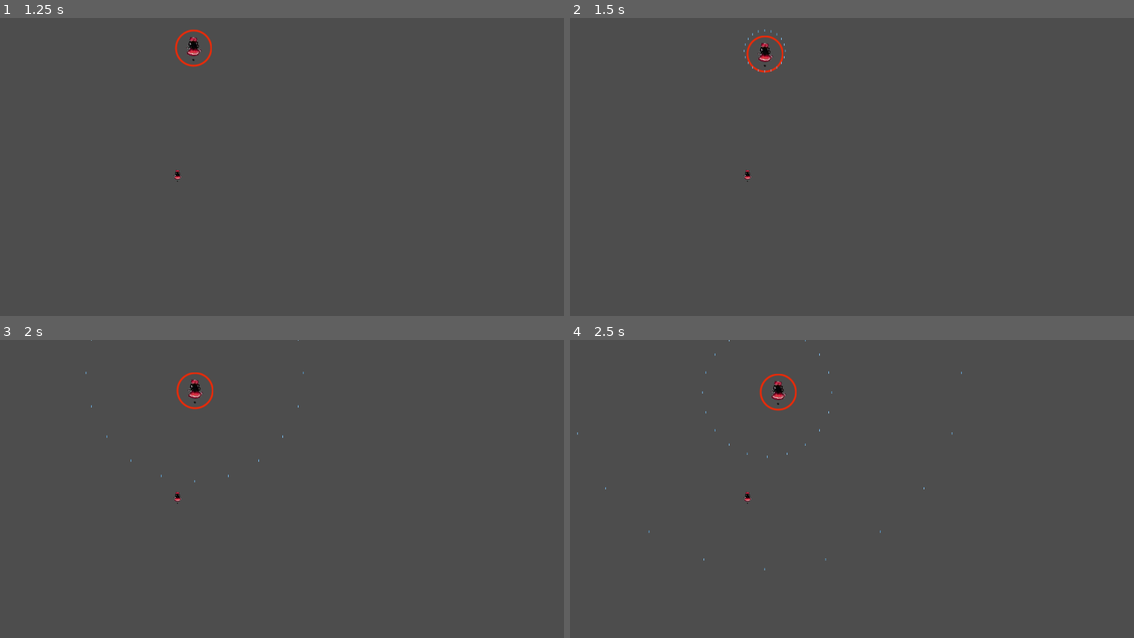
Above: before the commit, frames 1-4 (two rows, left to right).
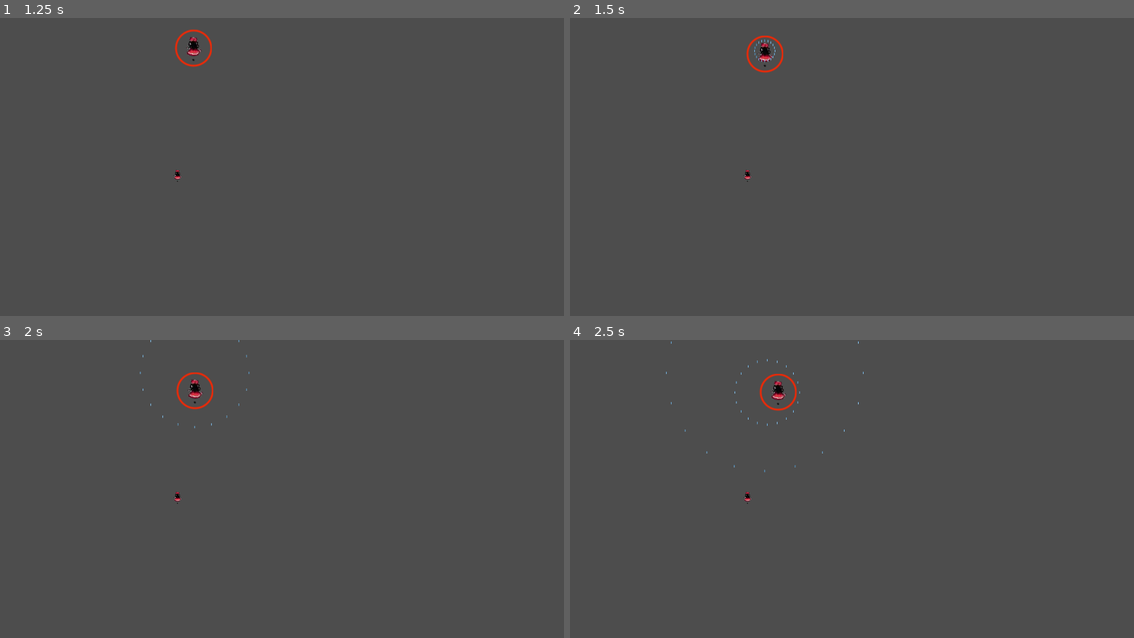
Above: after the commit, the same moments.

Repository: GraulierBrice/PhantasmagoriaShowdown
Game: Godot game, scene res://main_scene.tscn
Two runs of this game, one before a commit and one after it. Both use one fixed random seed, a clock stepped at 60 frames per second and the inputs below.
Inputs:
- Up to frame 1 (1.25 s): tap Enter at 0.5 s; hold D (boss_right) from 0.53 s (still down); hold Shift (focus) from 0.53 s (still down)
- Up to frame 2 (1.5 s): release D (boss_right) at 1.28 s; release Shift (focus) at 1.28 s; hold S (boss_down) from 1.28 s (still down); tap 1 (pattern_1) at 1.35 s
- Up to frame 3 (2 s): keep holding S (boss_down)
- Up to frame 4 (2.5 s): release S (boss_down) at 2.03 s; hold D (boss_right) from 2.03 s (still down); tap 2 (pattern_2) at 2.1 s

Frame 1 is identical in both runs. In frame 2, less than 0.1% of the frame differs, in the area x 30-39%, y 3-19%; in frame 3, less than 0.1%; in frame 4, less than 0.1%, in the area x 1-70%, y 0-78%.

Commit message:
Organised

Diff:
--- a/Scenes/Bullet.tscn
+++ b/Scenes/Bullets/Bullet.tscn
@@ -1,7 +1,7 @@
 [gd_scene load_steps=5 format=3 uid="uid://5qxjpqjgu0fb"]
 
 [ext_resource type="Texture2D" uid="uid://dkv4ab6a7qw18" path="res://Assets/Danmaku/danmaku_01.png" id="1_hk8up"]
-[ext_resource type="Script" path="res://Scenes/Bullet.gd" id="1_xpnsn"]
+[ext_resource type="Script" path="res://Scenes/Bullets/Bullet.gd" id="1_xpnsn"]
 [ext_resource type="Resource" uid="uid://ducnr3i2wa2fa" path="res://Resources/bullet_stats.tres" id="2_7rkub"]
 
 [sub_resource type="CapsuleShape2D" id="CapsuleShape2D_habcr"]
--- a/Scenes/Patterns/pattern_ring.tscn
+++ b/Scenes/Patterns/pattern_ring.tscn
@@ -1,11 +1,12 @@
-[gd_scene load_steps=3 format=3 uid="uid://5x3wbrf4v400"]
+[gd_scene load_steps=4 format=3 uid="uid://5x3wbrf4v400"]
 
 [ext_resource type="Script" path="res://Scenes/Patterns/pattern_ring.gd" id="1_2khla"]
-[ext_resource type="PackedScene" uid="uid://5qxjpqjgu0fb" path="res://Scenes/Bullet.tscn" id="2_huty1"]
+[ext_resource type="PackedScene" uid="uid://5qxjpqjgu0fb" path="res://Scenes/Bullets/Bullet.tscn" id="2_lafgt"]
+[ext_resource type="Resource" uid="uid://ducnr3i2wa2fa" path="res://Resources/bullet_stats.tres" id="3_7oovf"]
 
 [node name="PatternRing" type="Node2D"]
 script = ExtResource("1_2khla")
-bullet_scene = ExtResource("2_huty1")
-bullet_speed = 200.0
+bullet_scene = ExtResource("2_lafgt")
+bullet_stats = ExtResource("3_7oovf")
 
 [connection signal="tree_entered" from="." to="." method="_on_tree_entered"]
--- a/Scenes/heroine.tscn
+++ b/Scenes/heroine.tscn
@@ -2,7 +2,7 @@
 
 [ext_resource type="Script" path="res://Scenes/heroine.gd" id="1_hamva"]
 [ext_resource type="Texture2D" uid="uid://bnbk6m6psu272" path="res://Assets/Heroine/Player.png" id="1_mx6dr"]
-[ext_resource type="PackedScene" uid="uid://5qxjpqjgu0fb" path="res://Scenes/Bullet.tscn" id="2_b0q3l"]
+[ext_resource type="PackedScene" uid="uid://5qxjpqjgu0fb" path="res://Scenes/Bullets/Bullet.tscn" id="2_b0q3l"]
 
 [sub_resource type="CircleShape2D" id="CircleShape2D_jmd8e"]
 
Renamed: Scenes/Bullet.gd -> Scenes/Bullets/Bullet.gd
